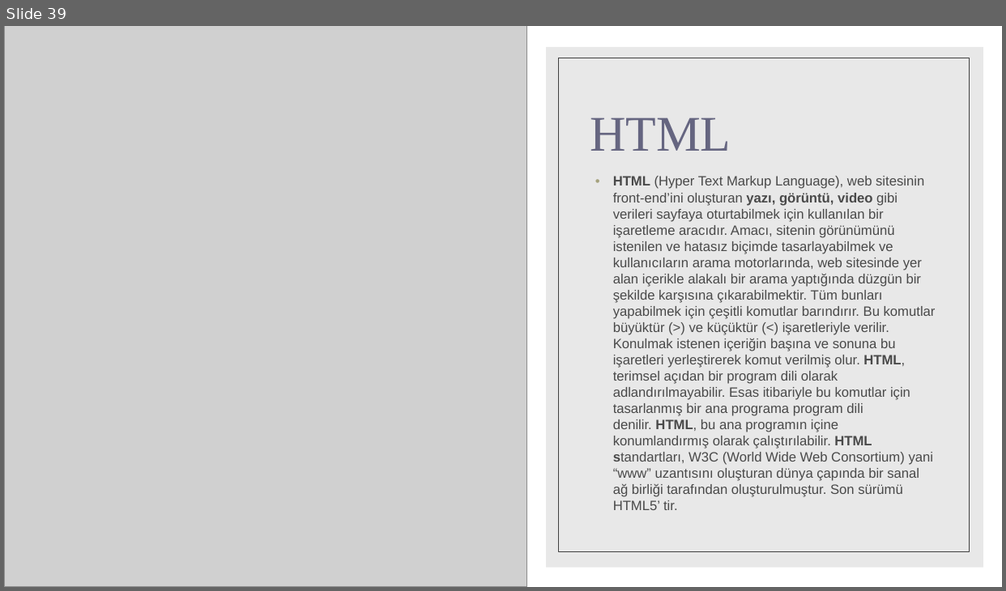
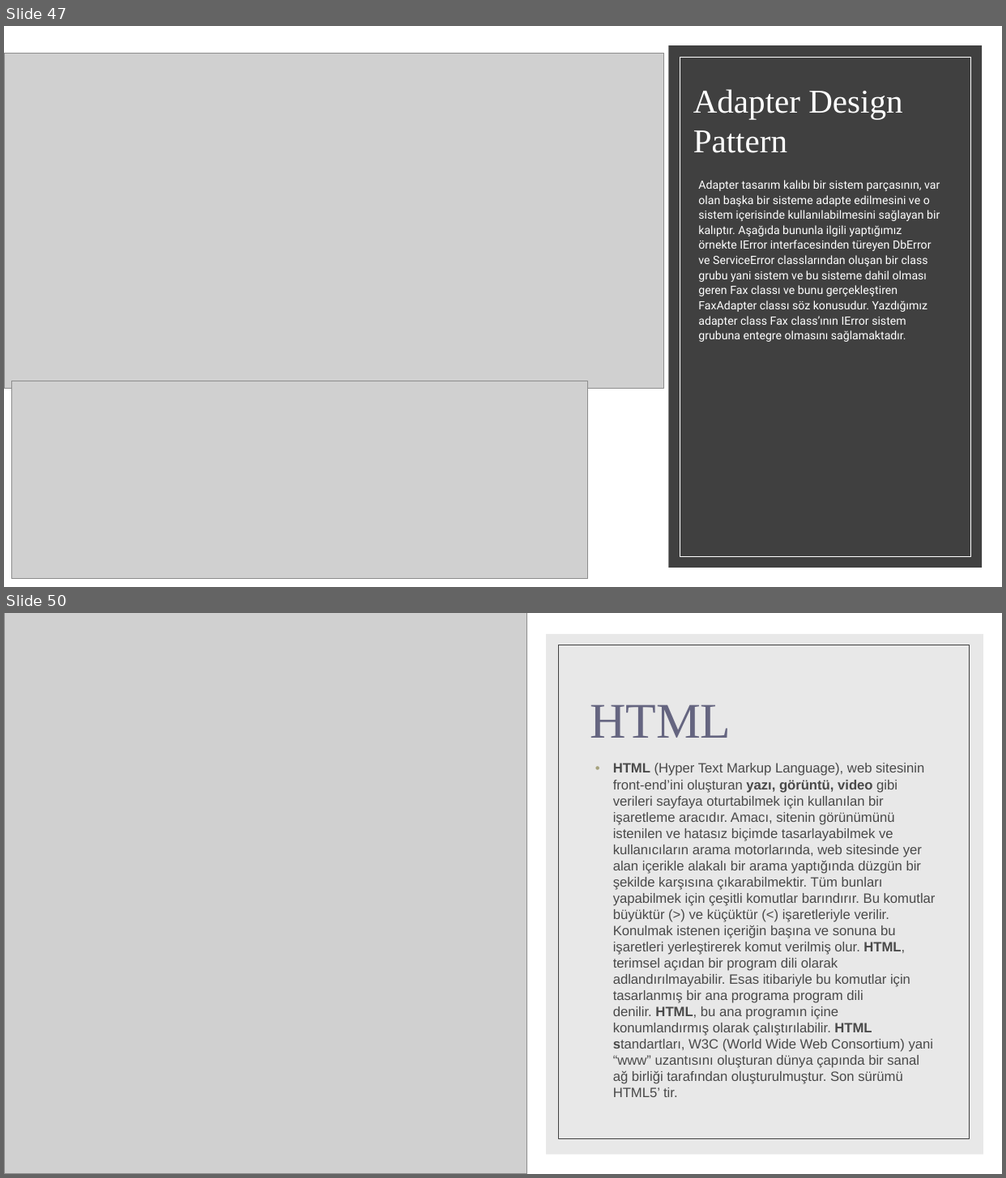
Before and after one commit to bnymnclskn01/BEM-Egitim, a slide deck: Bilişim eğitim merkezi.pptx. Shown one above the other, each under a label of ours: slide 39 before the commit, slides 47 and 50 after it; the slides between them are not shown. The pictures are 1006x591 and 1006x1178 pixels, drawn with LibreOffice and Linux fonts; fonts in the diff are those of the drawing; grey boxes stand for pictures. Boxes give left, top, right and bottom in pixels: in the first picture for what was removed or moved away, otherwise in the second. Text is boxed around its words. In the diff, an @@ line names an element or a change of style, - is before the commit and + after.

```diff
--- a/Bilişim eğitim merkezi.pptx
+++ b/Bilişim eğitim merkezi.pptx
@@ slide 47 added at (4,26,1002,587), background #FFFFFF @@
@@ rectangle added at (669,45,982,568), fill #404040 @@
@@ picture added at (4,53,663,389) @@
@@ rectangle added at (680,57,971,557), outline #FFFFFF 0.5 pt @@
@@ title added at (693,89,902,153), 32 pt, text #FFFFFF @@
+Adapter Design Pattern
@@ text added at (698,180,940,342), 11 pt, text #FFFFFF @@
+Adapter tasarım kalıbı bir sistem parçasının, var olan başka bir sisteme adapte edilmesini ve o sistem içerisinde kullanılabilmesini sağlayan bir kalıptır. Aşağıda bununla ilgili yaptığımız örnekte IError interfacesinden türeyen DbError ve ServiceError classlarından oluşan bir class grubu yani sistem ve bu sisteme dahil olması geren Fax classı ve bunu gerçekleştiren FaxAdapter classı söz konusudur. Yazdığımız adapter class Fax class’ının IError sistem grubuna entegre olmasını sağlamaktadır.
@@ picture added at (11,382,587,579) @@
@@ what was slide 39 is now slide 50 @@
```
Also in this commit, not shown: 11 other slides added, 1 slide removed.
